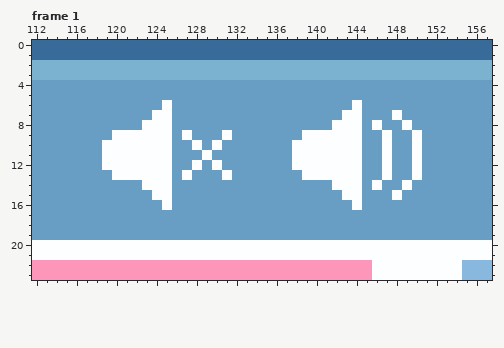
Pixel-art file -- Assets/Aseprite/background.aseprite. Above is the file before it was changed.
180x320 pixels, 9 frames. Colours within 5 levels of each other are drawn and written as one. Shown: frame 1: x 112..157, y 0..23.
The same view after the edit:
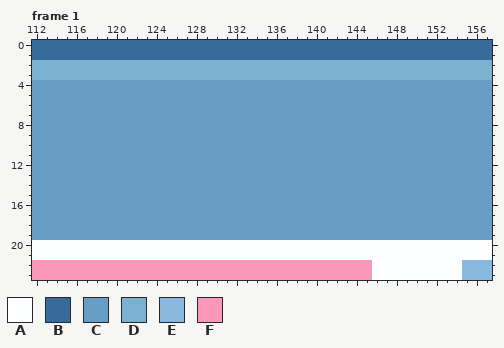
Palette (. is transparent): A #fdfeff  B #386b9a  C #689ec4  D #7bb2d0  E #89b8de  F #fc97b9
Changes in this commit:
layer "ui_music_button" now hidden
--- frame 1
@@ x 112..157 @@
  5 CCCCCCCCCCCCCCCCCCCCCCCCCCCCCCCCCCCCCCCCCCCCCC
- 6 CCCCCCCCCCCCCACCCCCCCCCCCCCCCCCCACCCCCCCCCCCCC
- 7 CCCCCCCCCCCCAACCCCCCCCCCCCCCCCCAACCCACCCCCCCCC
- 8 CCCCCCCCCCCAAACCCCCCCCCCCCCCCCAAACACCACCCCCCCC
- 9 CCCCCCCCAAAAAACACCCACCCCCCCAAAAAACCACCACCCCCCC
-10 CCCCCCCAAAAAAACCACACCCCCCCAAAAAAACCACCACCCCCCC
-11 CCCCCCCAAAAAAACCCACCCCCCCCAAAAAAACCACCACCCCCCC
-12 CCCCCCCAAAAAAACCACACCCCCCCAAAAAAACCACCACCCCCCC
-13 CCCCCCCCAAAAAACACCCACCCCCCCAAAAAACCACCACCCCCCC
-14 CCCCCCCCCCCAAACCCCCCCCCCCCCCCCAAACACCACCCCCCCC
-15 CCCCCCCCCCCCAACCCCCCCCCCCCCCCCCAACCCACCCCCCCCC
-16 CCCCCCCCCCCCCACCCCCCCCCCCCCCCCCCACCCCCCCCCCCCC
+ 6 CCCCCCCCCCCCCCCCCCCCCCCCCCCCCCCCCCCCCCCCCCCCCC
+ 7 CCCCCCCCCCCCCCCCCCCCCCCCCCCCCCCCCCCCCCCCCCCCCC
+ 8 CCCCCCCCCCCCCCCCCCCCCCCCCCCCCCCCCCCCCCCCCCCCCC
+ 9 CCCCCCCCCCCCCCCCCCCCCCCCCCCCCCCCCCCCCCCCCCCCCC
+10 CCCCCCCCCCCCCCCCCCCCCCCCCCCCCCCCCCCCCCCCCCCCCC
+11 CCCCCCCCCCCCCCCCCCCCCCCCCCCCCCCCCCCCCCCCCCCCCC
+12 CCCCCCCCCCCCCCCCCCCCCCCCCCCCCCCCCCCCCCCCCCCCCC
+13 CCCCCCCCCCCCCCCCCCCCCCCCCCCCCCCCCCCCCCCCCCCCCC
+14 CCCCCCCCCCCCCCCCCCCCCCCCCCCCCCCCCCCCCCCCCCCCCC
+15 CCCCCCCCCCCCCCCCCCCCCCCCCCCCCCCCCCCCCCCCCCCCCC
+16 CCCCCCCCCCCCCCCCCCCCCCCCCCCCCCCCCCCCCCCCCCCCCC
 17 CCCCCCCCCCCCCCCCCCCCCCCCCCCCCCCCCCCCCCCCCCCCCC
